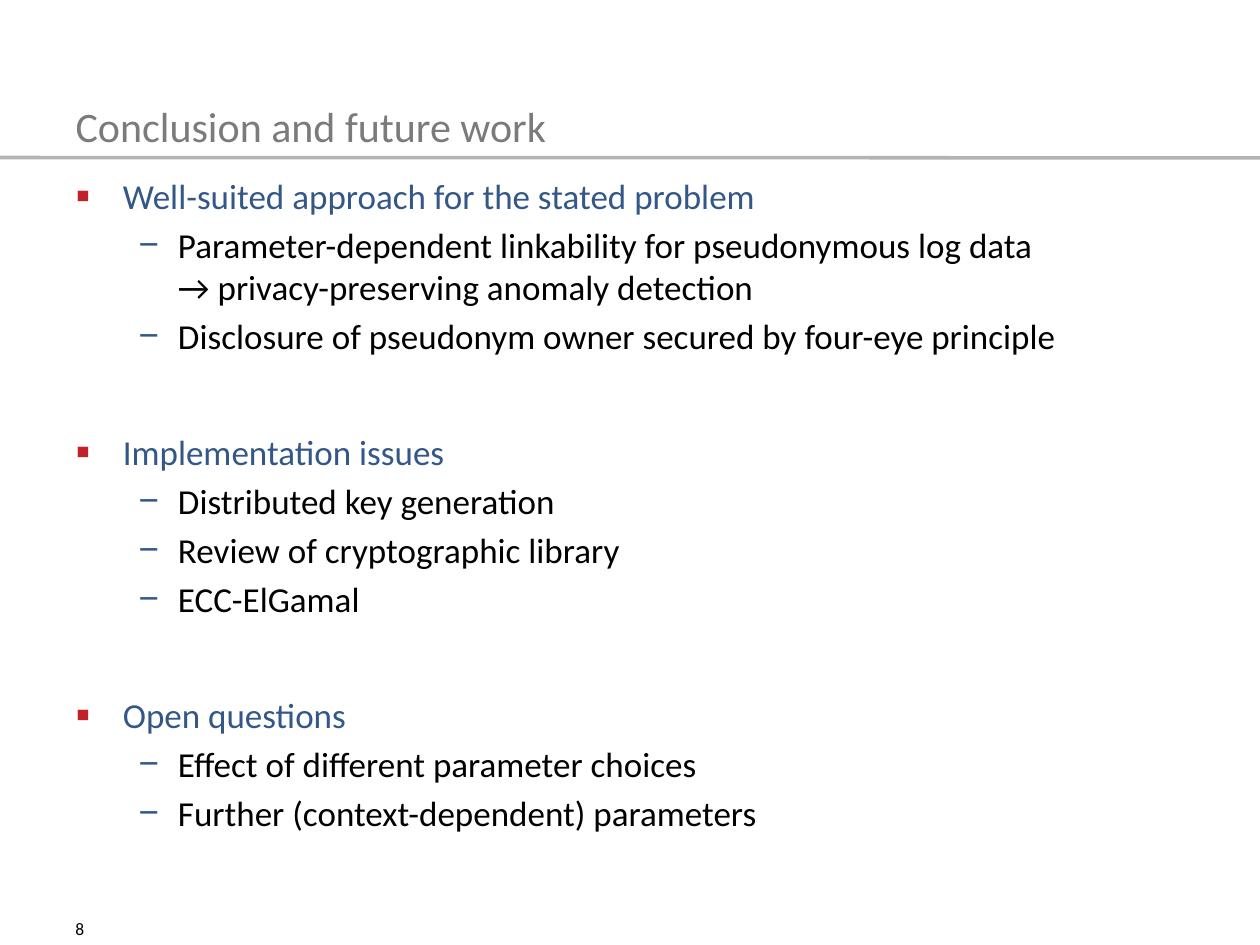
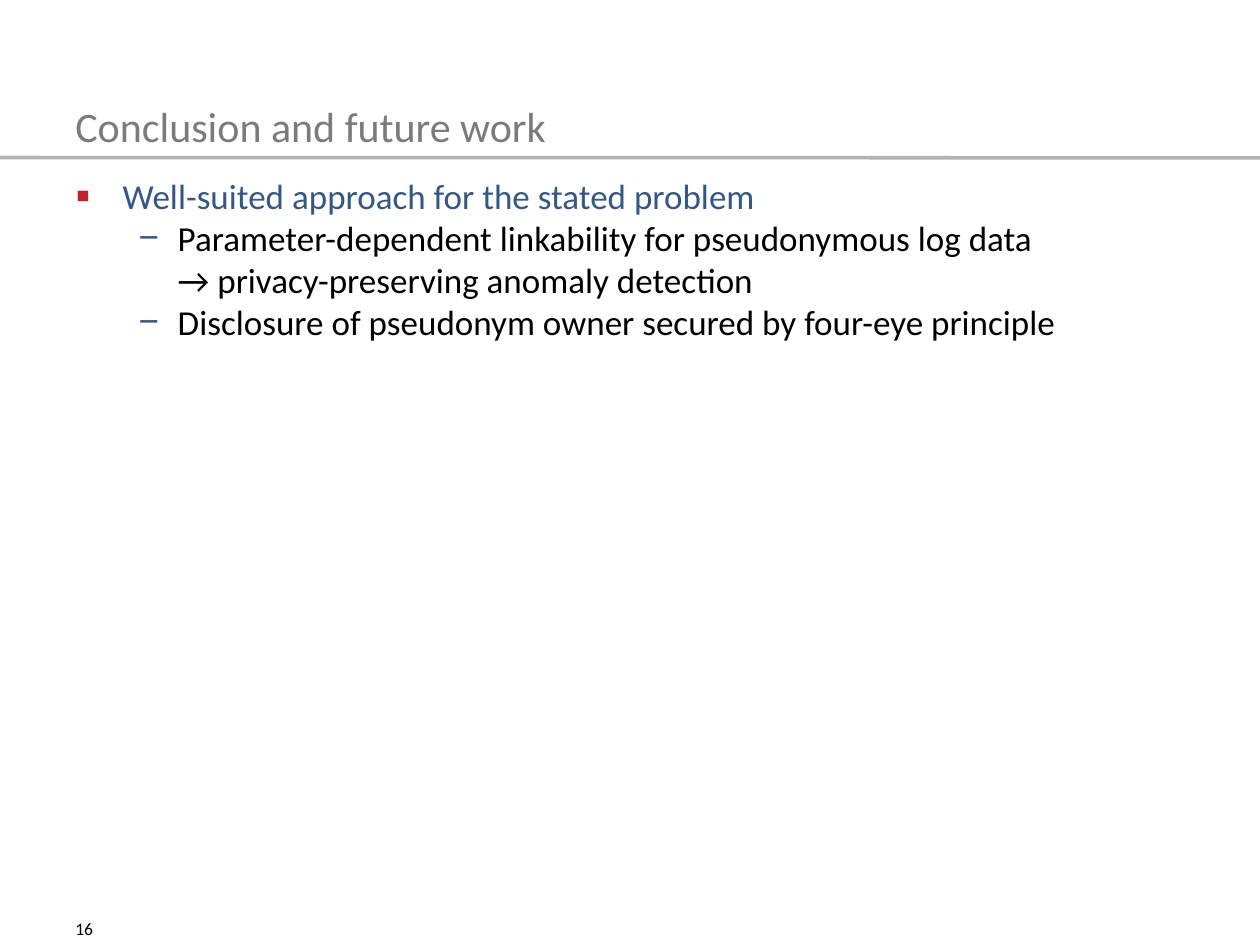
Before and after one commit to tompetersen/master-thesis, a slide deck: slide 16 of pet-con/Talk_PET_CON.odp (slide 8 before the commit). Drawn at 1260x945 pixels with LibreOffice and Linux fonts; fonts in the diff are those of the drawing. Boxes give left, top, right and bottom in pixels: in the first picture for what was removed or moved away, otherwise in the second. Text is boxed around its words. In the diff, an @@ line names an element or a change of style, - is before the commit and + after.

```diff
--- a/pet-con/Talk_PET_CON.odp
+++ b/pet-con/Talk_PET_CON.odp
@@ text "Well-suited approach for the stated ..." at (123,184,1055,341): less space between paragraphs @@
@@ text at (123,440,756,832): paragraphs removed @@
-▪ Implementation issues
-  − Distributed key generation
-  − Review of cryptographic library
-  − ECC-ElGamal
-▪ Open questions
-  − Effect of different parameter choices
-  − Further (context-dependent) parameters
@@ page number at (75,923,93,935): text changed @@
-8
+16
```
Also in this commit, not shown: 13 other slides changed, 10 slides added, 1 slide removed, 1 other file.
